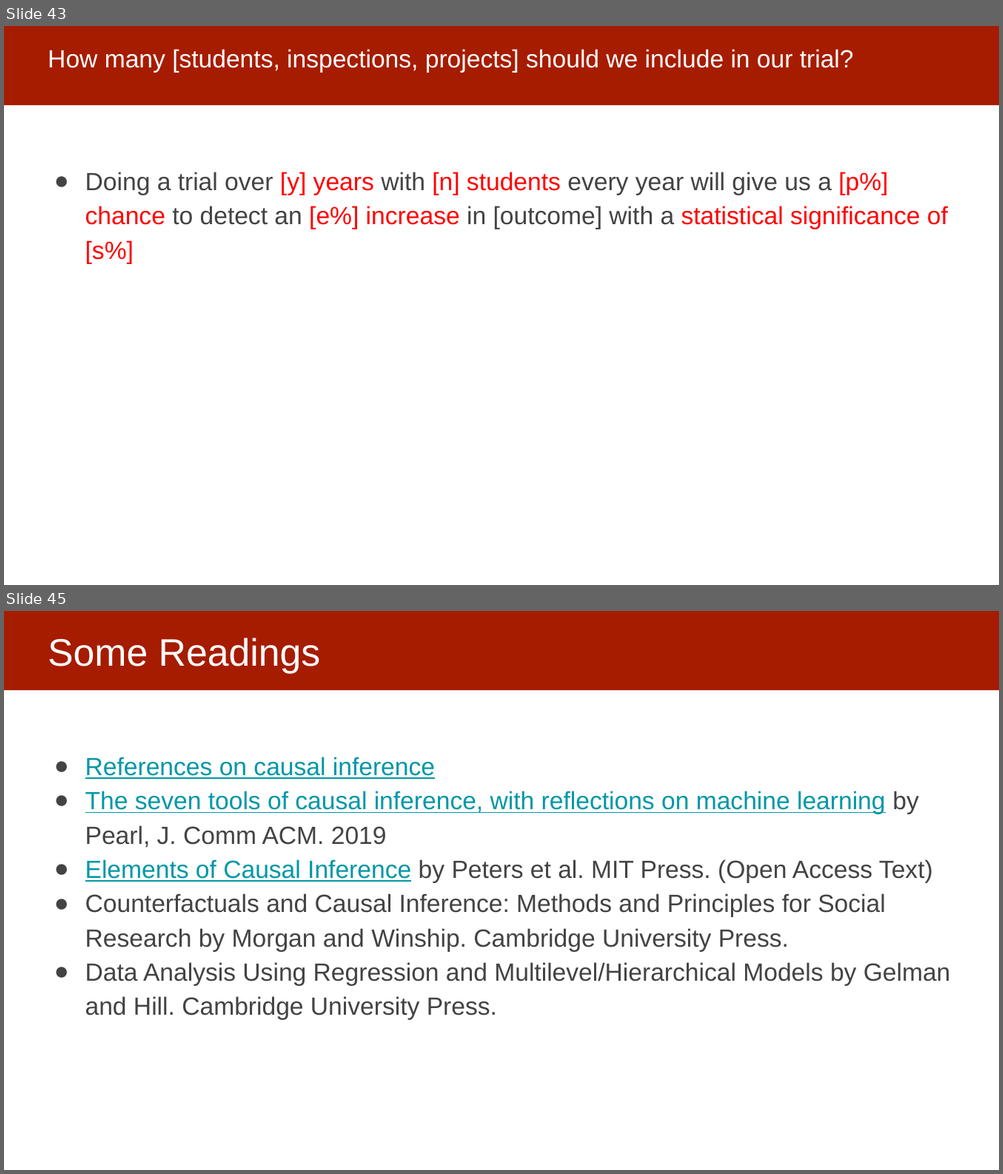
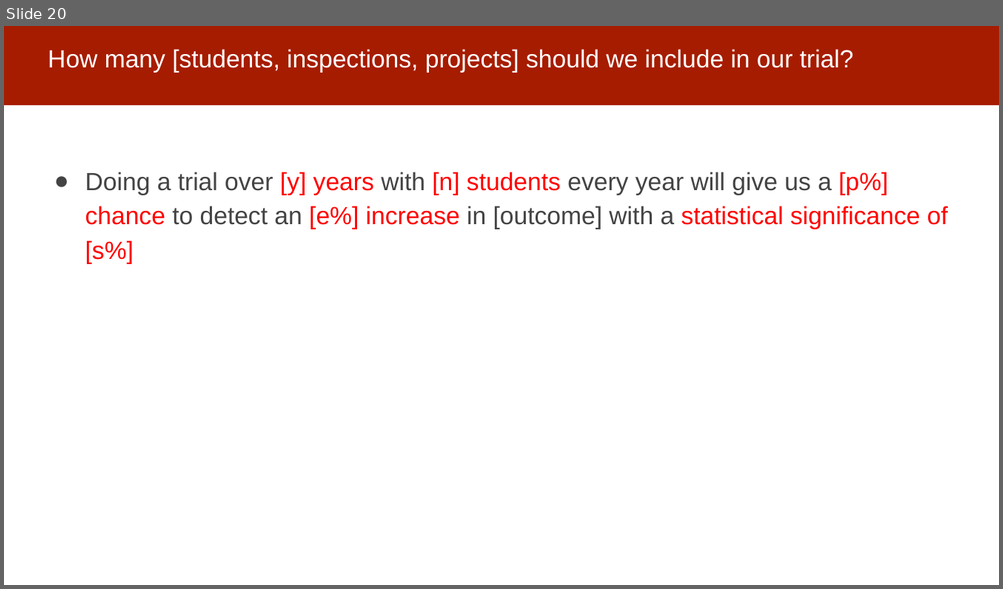
Before and after one commit to dssg/MLinPractice, a slide deck: Lectures/Lecture20-FieldValidation.pptx. Shown one above the other, each under a label of ours: slides 43 and 45 before the commit, slide 20 after it; the slides between them are not shown. The pictures are 1003x1174 and 1003x589 pixels, drawn with LibreOffice and Linux fonts; fonts in the diff are those of the drawing. Boxes give left, top, right and bottom in pixels: in the first picture for what was removed or moved away, otherwise in the second. Text is boxed around its words. In the diff, an @@ line names an element or a change of style, - is before the commit and + after.

```diff
--- a/Lectures/Lecture20-FieldValidation.pptx
+++ b/Lectures/Lecture20-FieldValidation.pptx
@@ slide 45 removed at [4,611,999,1170], background #FFFFFF; not listed: 1 template element that a slide beside it also shows @@
@@ title removed at [48,638,320,674] @@
-Some Readings
@@ text removed at [85,757,950,1020] @@
-● References on causal inference
-● The seven tools of causal inference, with reflections on machine learning by Pearl, J. Comm ACM. 2019
-● Elements of Causal Inference by Peters et al. MIT Press. (Open Access Text)
-● Counterfactuals and Causal Inference: Methods and Principles for Social Research by Morgan and Winship. Cambridge University Press.
-● Data Analysis Using Regression and Multilevel/Hierarchical Models by Gelman and Hill. Cambridge University Press.
@@ what was slide 43 is now slide 20 @@
```
Also in this commit, not shown: 25 other slides removed.
